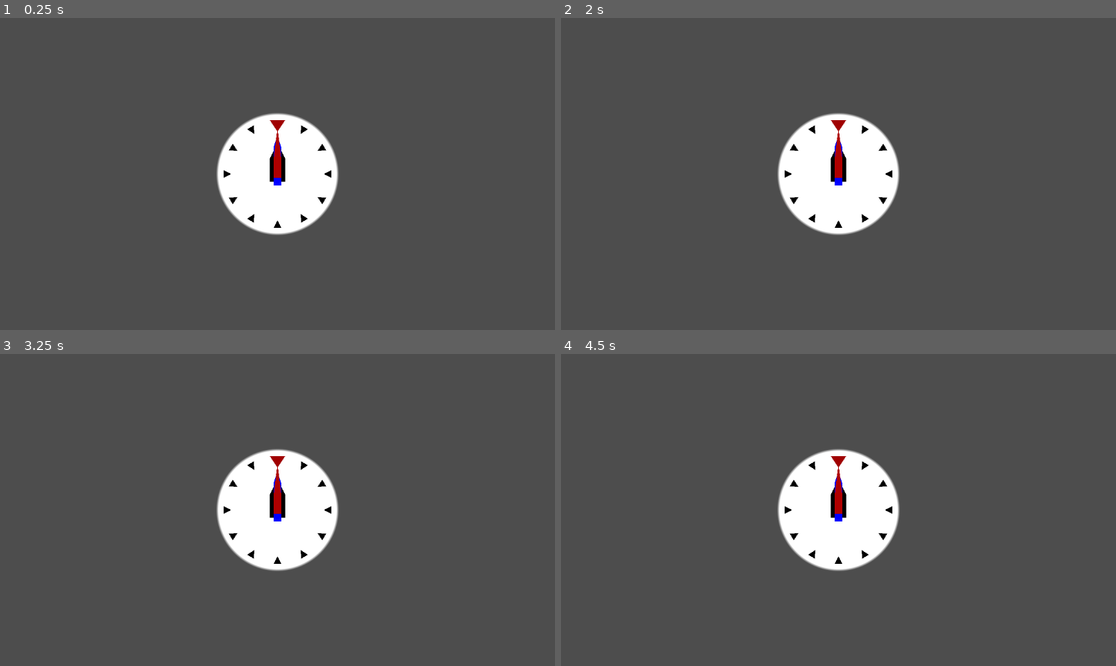
Above: before the commit, frames 1-4 (two rows, left to right).
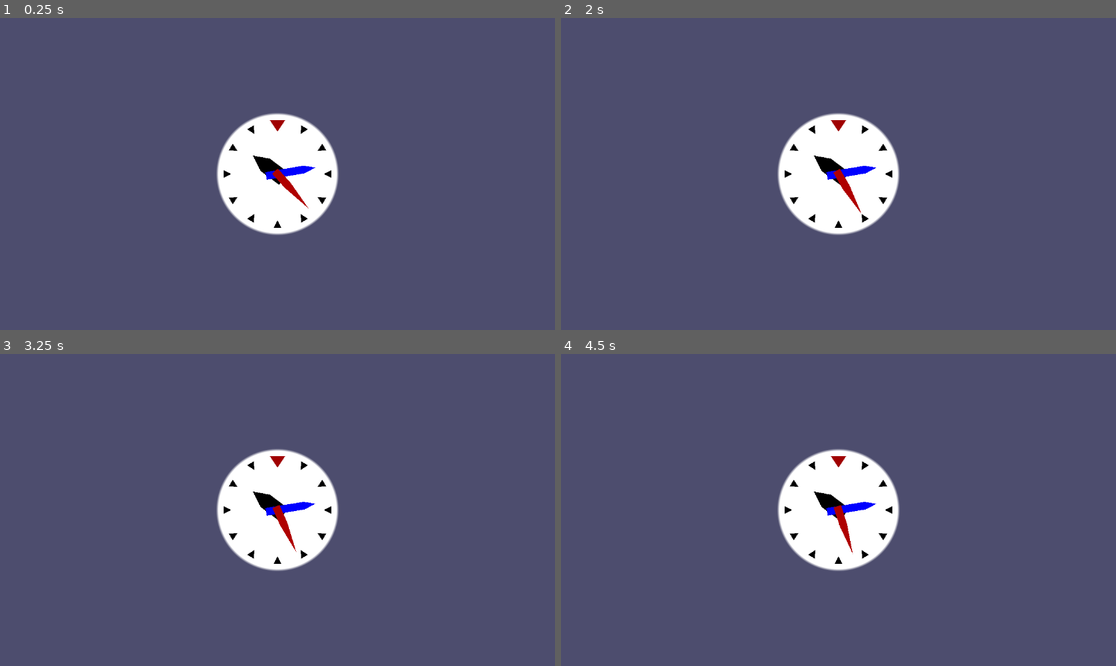
Above: after the commit, the same moments.

Repository: rimij405/godot-clocks-tutorial
Game: Godot game, scene res://scenes/clock.tscn
The game is run twice, just before and just after one commit, with the same random seed, the same clock (stepped at 60 frames per second) and the same inputs. The project has no main scene, so this scene is started directly.
Inputs:
- Up to frame 1 (0.25 s): no input
- Up to frame 2 (2 s): tap Enter at 0.5 s; tap Space at 1.25 s
- Up to frame 3 (3.25 s): tap Enter at 2.75 s
- Up to frame 4 (4.5 s): tap Space at 3.5 s; tap Enter at 4.25 s

The runs differ from the first frame. In frame 1, 94% of the frame differs, in the area x 0-100%, y 0-100%; in frame 2, 94%; in frame 3, 94%; in frame 4, 94%.

Commit message:
feat(02): :sparkles: Add system datetime syncing to the clock face and arm positions.

Diff:
--- a/project.godot
+++ b/project.godot
@@ -16,4 +16,5 @@
 
 [rendering]
 
+environment/defaults/default_clear_color=Color(0.301961, 0.301961, 0.431373, 1)
 anti_aliasing/quality/msaa_2d=2
--- a/scenes/clock.tscn
+++ b/scenes/clock.tscn
@@ -1,4 +1,6 @@
-[gd_scene load_steps=3 format=3 uid="uid://cwxe04eyg2ilk"]
+[gd_scene load_steps=4 format=3 uid="uid://cwxe04eyg2ilk"]
+
+[ext_resource type="Script" path="res://scripts/clock.gd" id="1_ncpo1"]
 
 [sub_resource type="Gradient" id="Gradient_f61ua"]
 offsets = PackedFloat32Array(0.96, 1)
@@ -14,6 +16,7 @@
 
 [node name="Clock" type="Node2D"]
 position = Vector2(576, 324)
+script = ExtResource("1_ncpo1")
 
 [node name="Face" type="Sprite2D" parent="."]
 texture = SubResource("GradientTexture2D_7ntko")
--- /dev/null
+++ b/scripts/clock.gd
@@ -0,0 +1,52 @@
+extends Node2D
+
+
+# Called when the node enters the scene tree for the first time.
+func _ready():
+	update()
+
+
+# Called every frame. 'delta' is the elapsed time since the previous frame.
+func _process(_delta):
+	update()
+
+
+# Update the clockface time.
+func update():
+	var datetime_local := Time.get_time_dict_from_system()
+	set_hour(datetime_local)
+	set_minute(datetime_local)
+	set_second(datetime_local)
+
+
+# Get the total number of seconds based on the current time.
+func total_seconds(time: Dictionary) -> float:
+	return float(
+		time.second +
+		(time.minute * 60.0) +
+		(time.hour * 3600)
+	)
+
+
+# Set the hour hand position.
+func set_hour(time: Dictionary) -> void:
+	var delta := TAU / 12.0
+	var seconds := total_seconds(time)
+	var x := fmod(seconds / 3600.0, 12.0)
+	$ArmHour.rotation = x * delta
+
+
+# Set the minute hand position.
+func set_minute(time: Dictionary) -> void:
+	var delta := TAU / 60.0
+	var seconds := total_seconds(time)
+	var x := fmod(seconds / 60.0, 60.0)
+	$ArmMinute.rotation = x * delta
+
+
+# Set the second hand position.
+func set_second(time: Dictionary) -> void:
+	var delta := TAU / 60.0
+	var seconds := total_seconds(time)
+	var x := fmod(seconds, 60.0)
+	$ArmSecond.rotation = x * delta
